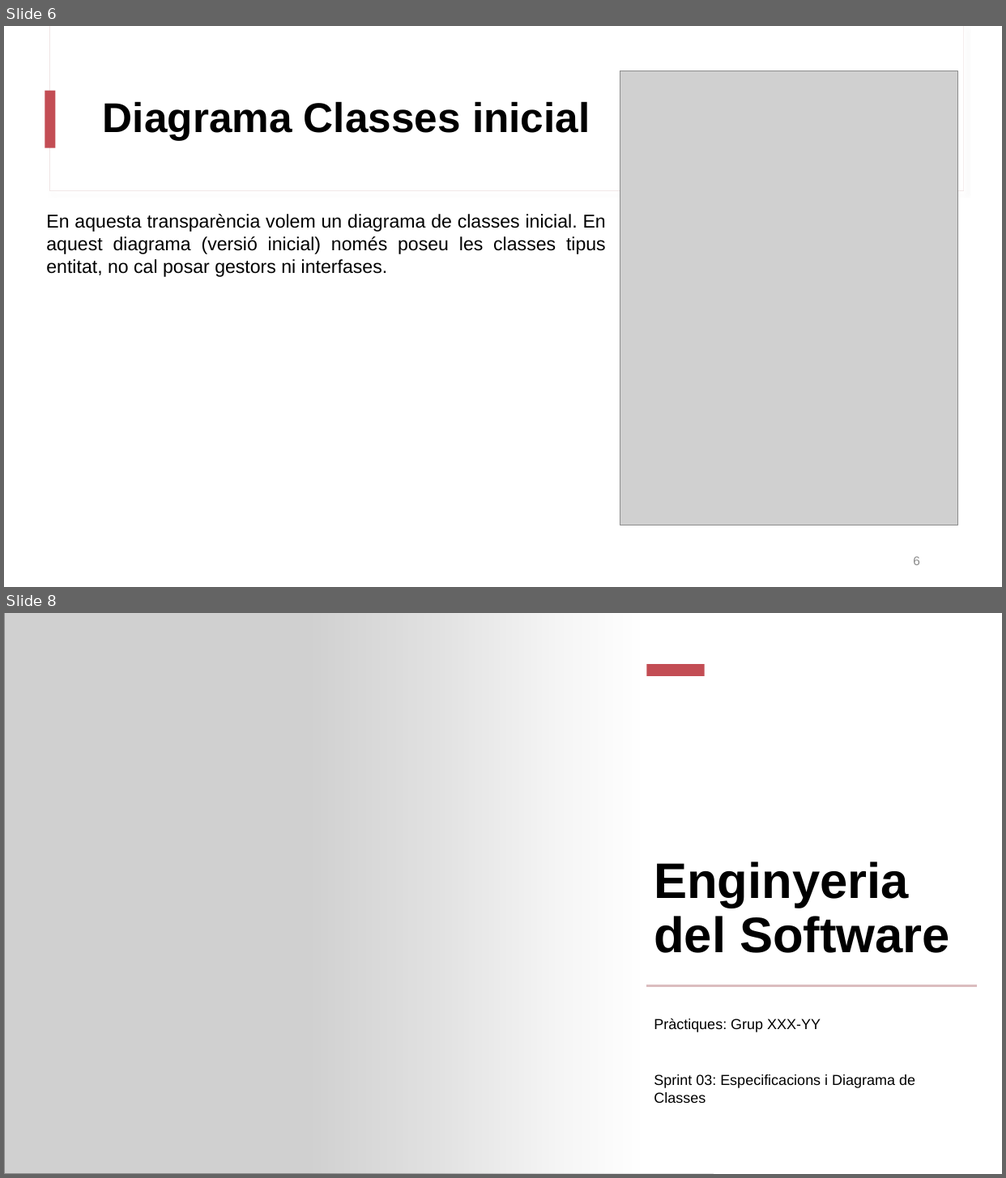
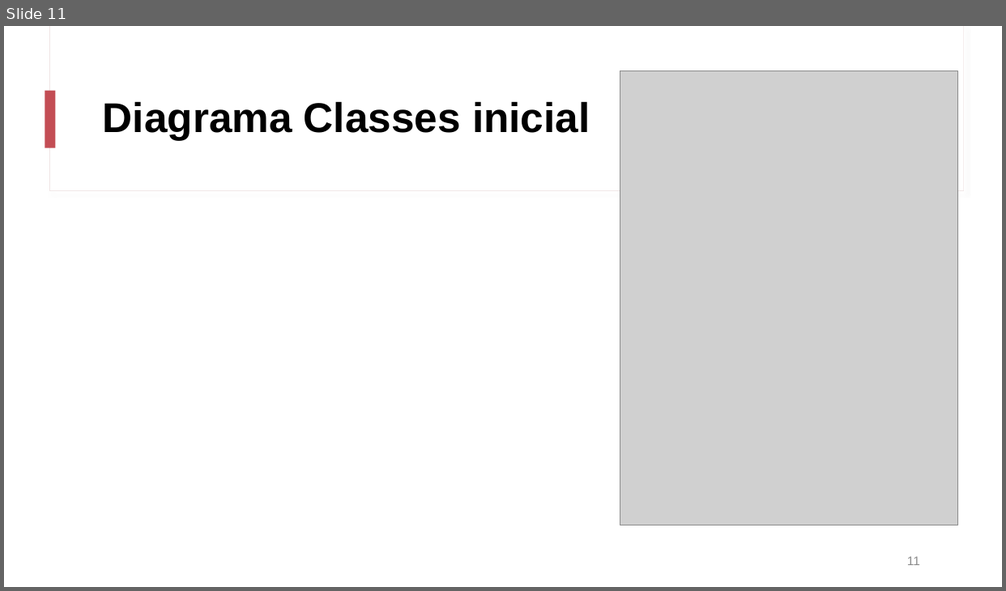
Before and after one commit to martipages/ES23UAB431-02, a slide deck: documents/Sprint3/Sprint_Review3_431-2.pptx. Shown one above the other, each under a label of ours: slides 6 and 8 before the commit, slide 11 after it; the slides between them are not shown. The pictures are 1006x1178 and 1006x591 pixels, drawn with LibreOffice and Linux fonts; fonts in the diff are those of the drawing; grey boxes stand for pictures. Boxes give left, top, right and bottom in pixels: in the first picture for what was removed or moved away, otherwise in the second. Text is boxed around its words. In the diff, an @@ line names an element or a change of style, - is before the commit and + after.

```diff
--- a/documents/Sprint3/Sprint_Review3_431-2.pptx
+++ b/documents/Sprint3/Sprint_Review3_431-2.pptx
@@ slide 8 removed at [4, 613, 1002, 1174], background #FFFFFF @@
@@ rectangle removed at [4, 613, 1002, 1174] @@
@@ picture removed at [4, 613, 714, 1174] @@
@@ rectangle removed at [308, 613, 1002, 1174] @@
@@ rectangle removed at [646, 664, 705, 676] @@
@@ title removed at [654, 862, 950, 953] @@
-Enginyeria del Software
@@ rectangle removed at [647, 985, 977, 986] @@
@@ text removed at [654, 1019, 915, 1103] @@
-Pràctiques: Grup XXX-YY
-Sprint 03: Especificacions i Diagrama de Classes
@@ what was slide 6 is now slide 11 @@
@@ slide 11 changed as well @@
@@ text removed at [46, 214, 606, 277] @@
-En aquesta transparència volem un diagrama de classes inicial. En aquest diagrama (versió inicial) només poseu les classes tipus entitat, no cal posar gestors ni interfases.
@@ page number at [907, 557, 920, 565]: text changed @@
-6
+11
```
Also in this commit, not shown: 3 other slides changed, 26 slides added, 3 other slides removed, 5 other files.
